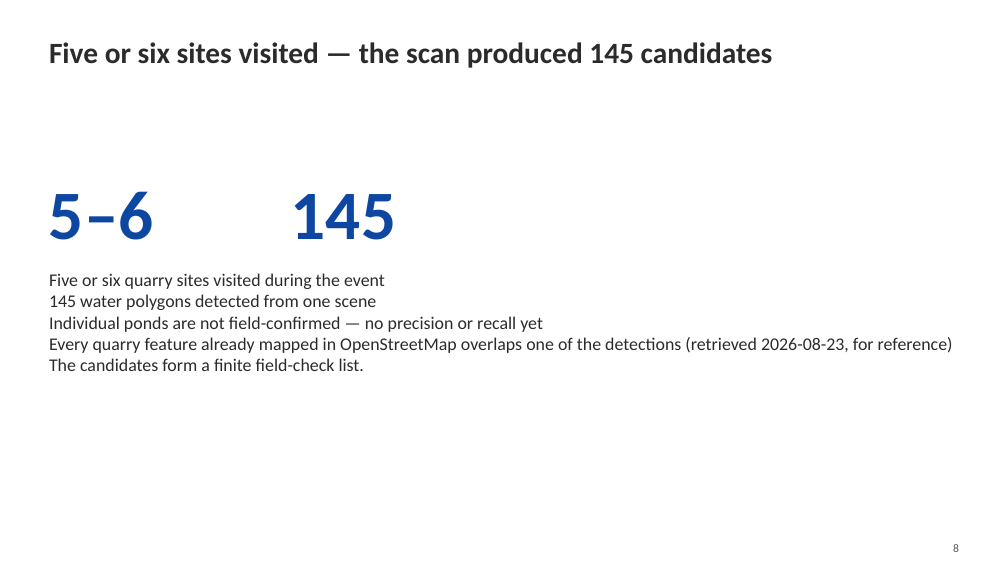
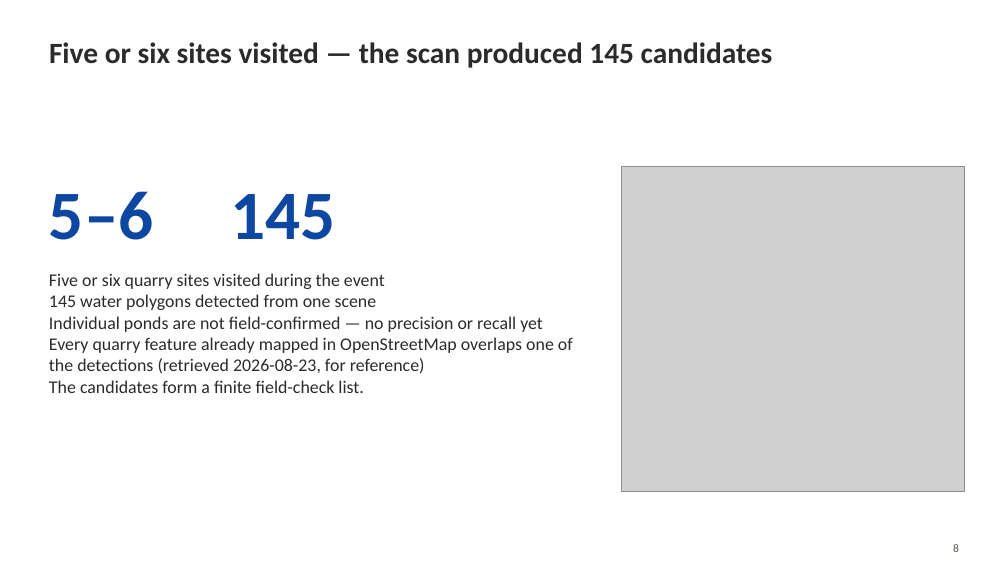
Before and after one commit to mopinfish/geo-laboratory, a slide deck: slide 8 of docs/presentations/exp002_kitagi_foss4g2026_presentation.pptx. Drawn at 1008x567 pixels with LibreOffice and Linux fonts; fonts in the diff are those of the drawing; grey boxes stand for pictures. Boxes give left, top, right and bottom in pixels: in the first picture for what was removed or moved away, otherwise in the second. Text is boxed around its words. In the diff, an @@ line names an element or a change of style, - is before the commit and + after.

```diff
--- a/docs/presentations/exp002_kitagi_foss4g2026_presentation.pptx
+++ b/docs/presentations/exp002_kitagi_foss4g2026_presentation.pptx
@@ text "145": place and size @@
-text "145" at [291,194,396,240]
+text "145" at [230,194,335,240]
@@ picture added at [621,166,964,492] @@
@@ text "Five or six quarry sites ..." rewrapped from [49,273,953,371] to [49,273,573,393] @@
```
Also in this commit, not shown: 10 other slides changed, 14 other files.
